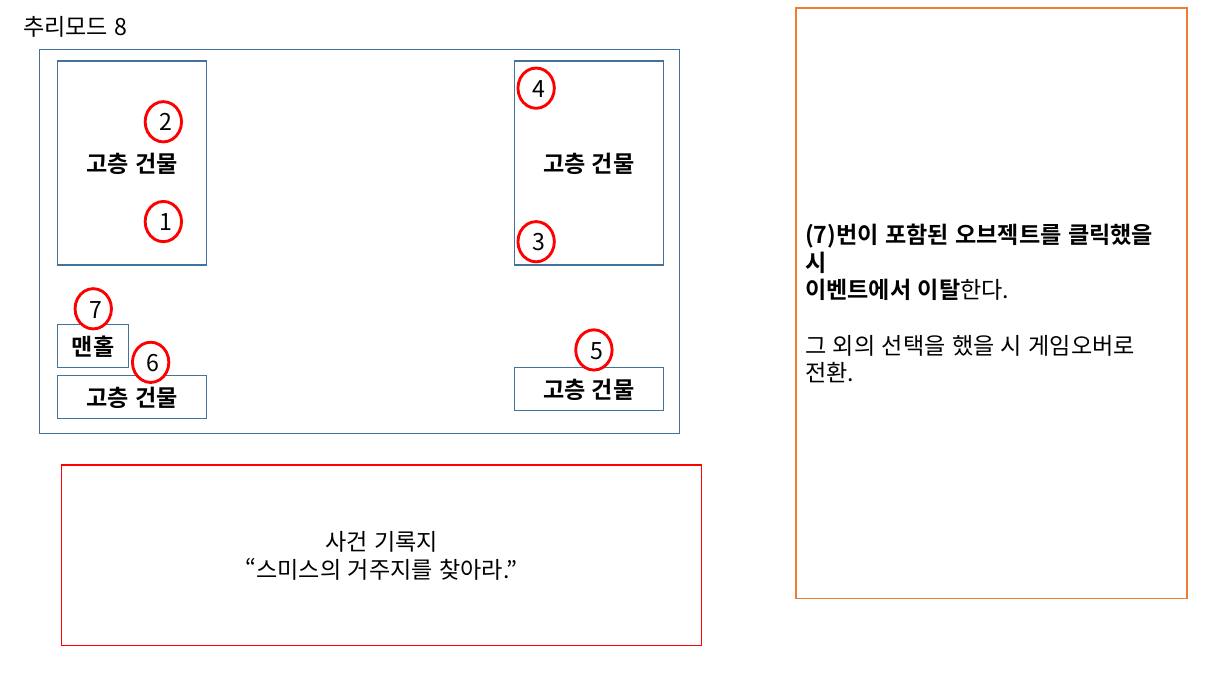
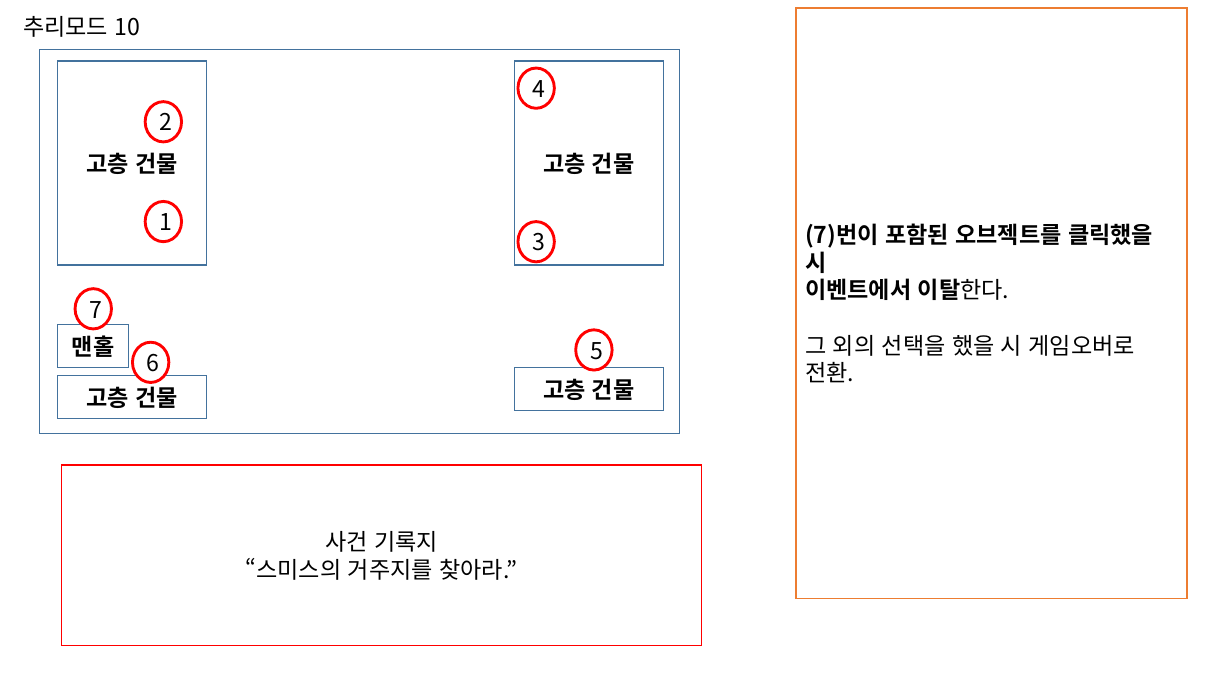
Before and after one commit to Velosis/RevoltDay, a slide deck: slide 10 of 기획서/레벨 디자인 관련/리볼트데이_사건_추리모드_레벨디자인 문서.pptx. Drawn at 1232x693 pixels with LibreOffice and Linux fonts; fonts in the diff are those of the drawing. Boxes give left, top, right and bottom in pixels: in the first picture for what was removed or moved away, otherwise in the second. Text is boxed around its words. In the diff, an @@ line names an element or a change of style, - is before the commit and + after.

```diff
--- a/기획서/레벨 디자인 관련/리볼트데이_사건_추리모드_레벨디자인 문서.pptx
+++ b/기획서/레벨 디자인 관련/리볼트데이_사건_추리모드_레벨디자인 문서.pptx
@@ text at [23, 16, 141, 37]: text changed @@
-추리모드 8
+추리모드 10
```
Also in this commit, not shown: 1 slide added.
